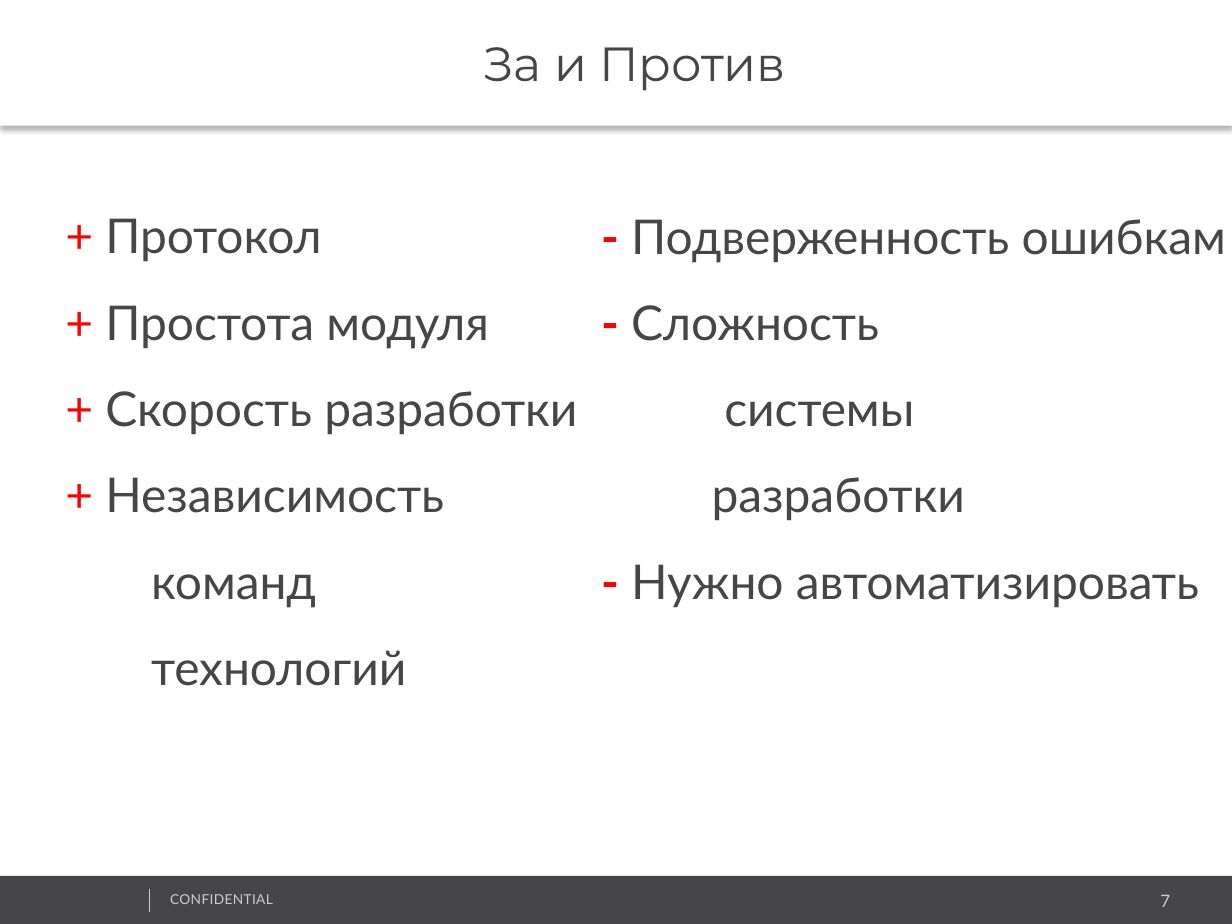
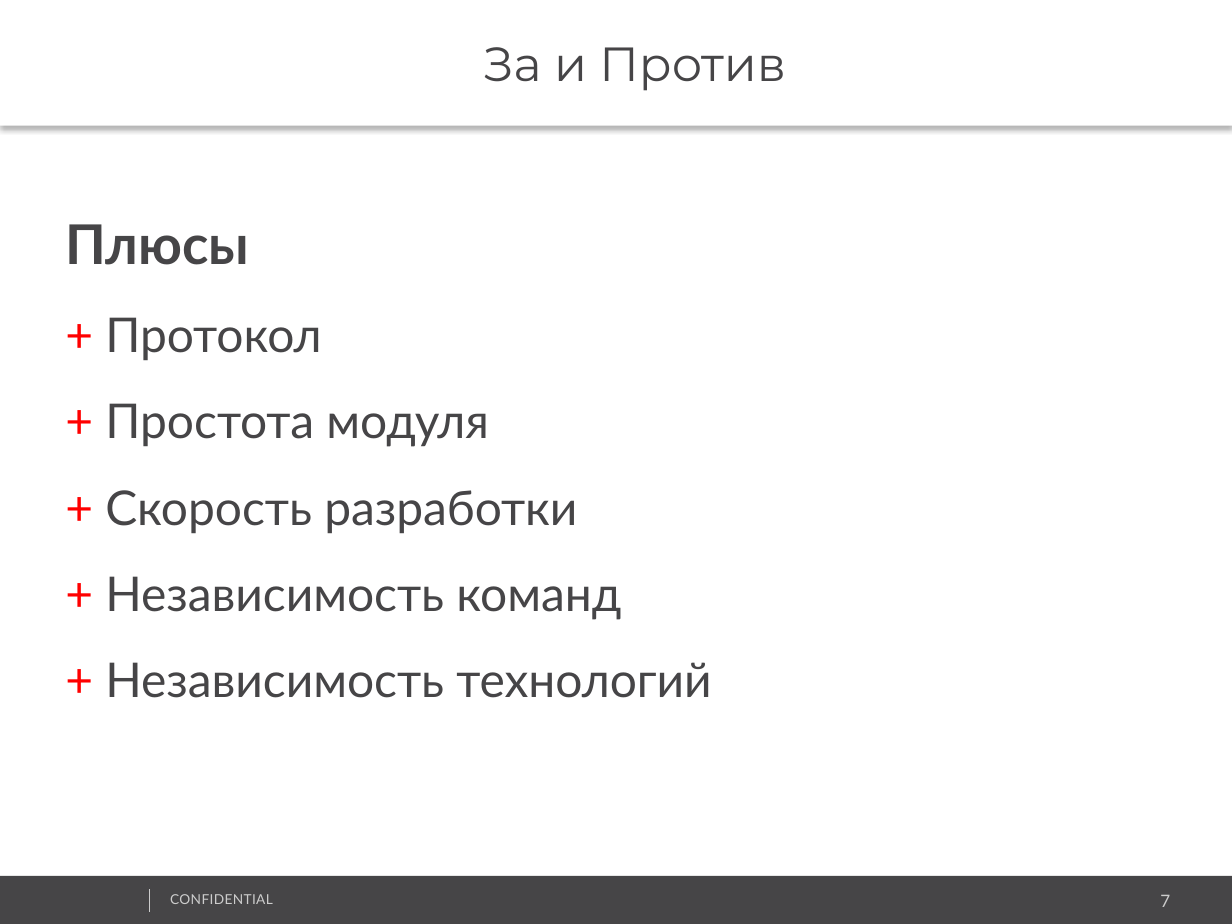
Before and after one commit to vitali-kviatkouski/personal, a slide deck: slide 7 of Microservices_Template.pptx. Drawn at 1232x924 pixels with LibreOffice and Linux fonts; fonts in the diff are those of the drawing; background and template pictures are left out. Boxes give left, top, right and bottom in pixels: in the first picture for what was removed or moved away, otherwise in the second. Text is boxed around its words. In the diff, an @@ line names an element or a change of style, - is before the commit and + after.

```diff
--- a/Microservices_Template.pptx
+++ b/Microservices_Template.pptx
@@ text at [65,224,249,265]: paragraph added @@
+Плюсы
@@ text removed at [631,219,1226,608] @@
-- Подверженность ошибкам
-- Сложность
-системы
-разработки
-  - Нужно автоматизировать
@@ text at [105,576,711,698]: text changed @@
-+ Независимость
-команд
-технологий
++ Независимость команд
++ Независимость технологий
```
Also in this commit, not shown: 23 other slides changed, 15 slides added, 2 slides removed.
